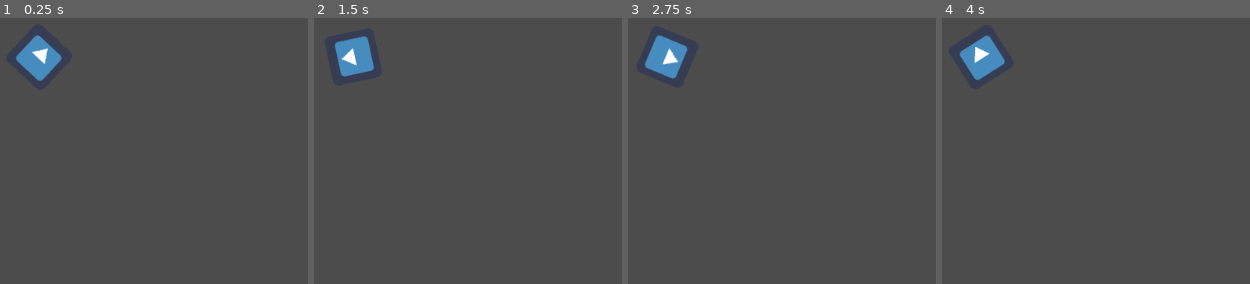
Above: before the commit, frames 1-4 (left to right).
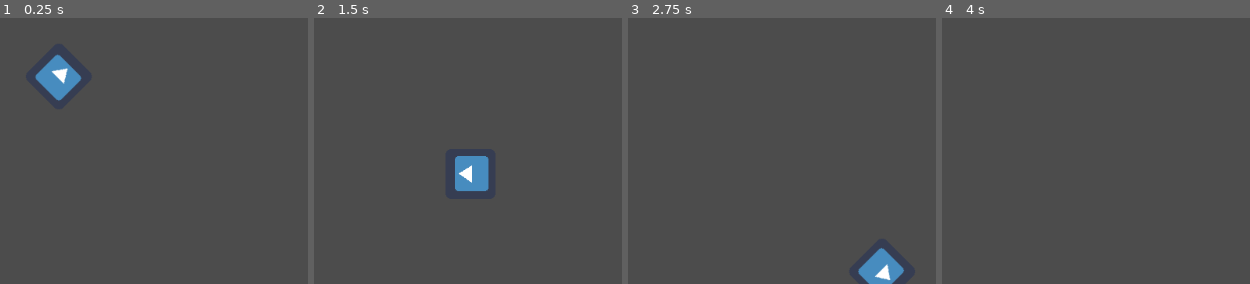
Above: after the commit, the same moments.

Repository: evan-walter/learn-godot
Game: Godot game, scene res://Sprite.tscn
The game is run twice, just before and just after one commit, with the same random seed, the same clock (stepped at 60 frames per second) and the same inputs. The engine's default icon, where the game draws it, is replaced by a stand-in: a white triangle on a blue panel in a dark square.
Inputs:
- Up to frame 1 (0.25 s): no input
- Up to frame 2 (1.5 s): no input
- Up to frame 3 (2.75 s): no input
- Up to frame 4 (4 s): no input

The runs differ from the first frame. In frame 1, 2.4% of the frame differs, in the area x 5-27%, y 6-32%; in frame 2, 2.9%, in the area x 6-57%, y 6-66%; in frame 3, 2.8%; in frame 4, 1.5%.

Commit message:
add variables; hard code direction with Vector2

Diff:
--- a/your-first-script/Sprite.gd
+++ b/your-first-script/Sprite.gd
@@ -1,5 +1,9 @@
 extends Sprite
 
 
+var angular_speed = PI
+var speed = 400.0
+
 func _process(delta):
-	rotation += 0.05
+	rotation += PI * delta
+	position += Vector2(100.0, 100.0) * delta
